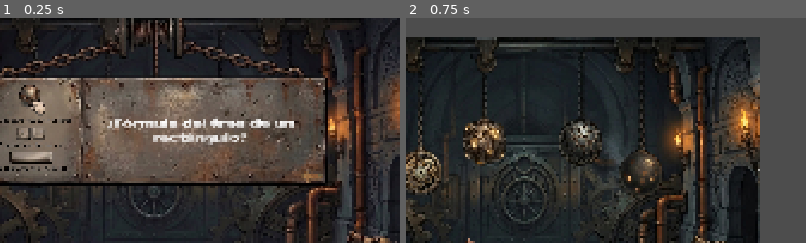
Above: before the commit, frames 1-2 (left to right).
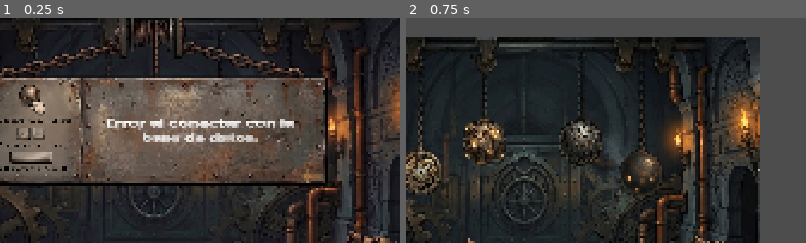
Above: after the commit, the same moments.

Repository: Etiensro/FEPRO_2026
Game: Godot game, scene res://Nivel_Melyssa/escena_dos.tscn
Same seed, same stepped clock (60 frames per second), same inputs: the game is played once before the commit and once after it. This scene is started directly instead of the project's main scene. Video files are missing from this copy of the repository; at most half a second of black plays in their place.
Inputs (mouse positions are % of the whole screen's width and height, from its top left):
- Up to frame 1 (0.25 s): no input
- Up to frame 2 (0.75 s): click (55, 35) at 0.5 s
The pictures show only the part of the screen within x 16-66%, y 0-50%; the shares and areas given below are measured in that part.

The runs differ from the first frame. In frame 1, 1.6% of the frame differs, in the area x 26-74%, y 44-57%; in frame 2, nothing differs.

Commit message:
fix: Conectar escena de palanca a la nueva funcion global de descarga de preguntas

Diff:
--- a/Nivel_Melyssa/escena_dos.gd
+++ b/Nivel_Melyssa/escena_dos.gd
@@ -3,30 +3,40 @@
 func _ready():
 	# Generar una pregunta NUEVA solo si se acabaron los intentos o si es la primera vez
 	if GlobalEsferas.intentos_restantes <= 0 or GlobalEsferas.opciones_cargadas.size() == 0:
-		var archivo = FileAccess.open("res://Nivel_Melyssa/nivel_prueba.json", FileAccess.READ)
-		if archivo:
-			var texto_json = archivo.get_as_text()
-			var array_preguntas = JSON.parse_string(texto_json)
+		$Instrucciones/ScrollTexto1/Label.text = "Cargando preguntas de la IA en la nube..."
+		# Conectarnos a la señal antes de pedir la descarga (solo una vez)
+		GestorTelemetria.preguntas_listas.connect(_on_preguntas_listas, CONNECT_ONE_SHOT)
+		# Llamar a la Obra Maestra
+		GestorTelemetria.descargar_preguntas("escena_garra")
+	else:
+		# Siempre mostramos la pregunta que está guardada en el Autoload
+		$Instrucciones/ScrollTexto1/Label.text = GlobalEsferas.pregunta_actual
 
-			# Elegir pregunta aleatoria
-			var indice_azar = randi() % array_preguntas.size()
-			var pregunta_elegida = array_preguntas[indice_azar]
+func _on_preguntas_listas(array_preguntas: Array) -> void:
+	if array_preguntas.size() > 0:
+		# Elegir pregunta aleatoria
+		var indice_azar = randi() % array_preguntas.size()
+		var pregunta_elegida = array_preguntas[indice_azar]
 
-			# Guardamos los datos en el Autoload
-			GlobalEsferas.pregunta_actual = pregunta_elegida["pregunta"]
-			GlobalEsferas.opciones_cargadas = Array(pregunta_elegida["opciones"])
-			GlobalEsferas.indice_correcto = pregunta_elegida["indice_correcto"]
+		# Encontrar cuál es el índice correcto
+		var correcta = pregunta_elegida["respuesta_correcta"]
+		var opciones_db = pregunta_elegida["opciones"]
+		var idx_correcto = opciones_db.find(correcta)
 
-			# Reiniciar el puzzle
-			GlobalEsferas.esferas_vistas = [false, false, false, false]
-			GlobalEsferas.intentos_restantes = 3
+		# Guardamos los datos en el Autoload
+		GlobalEsferas.pregunta_actual = pregunta_elegida["pregunta_texto"]
+		GlobalEsferas.opciones_cargadas = opciones_db
+		GlobalEsferas.indice_correcto = idx_correcto
 
-			print("--- [ÉXITO ESCENA 2] JSON LEÍDO. Pregunta elegida: ", pregunta_elegida["pregunta"])
-		else:
-			print("--- [ERROR FATAL ESCENA 2] NO SE PUDO ABRIR EL JSON")
+		# Reiniciar el puzzle
+		GlobalEsferas.esferas_vistas = [false, false, false, false]
+		GlobalEsferas.intentos_restantes = 3
 
-	# Siempre mostramos la pregunta que está guardada en el Autoload
-	$Instrucciones/ScrollTexto1/Label.text = GlobalEsferas.pregunta_actual
+		print("--- [ÉXITO ESCENA 2] IA DESCARGADA. Pregunta: ", GlobalEsferas.pregunta_actual)
+		$Instrucciones/ScrollTexto1/Label.text = GlobalEsferas.pregunta_actual
+	else:
+		print("--- [ERROR FATAL ESCENA 2] BD VACÍA O SIN ESCENA_GARRA")
+		$Instrucciones/ScrollTexto1/Label.text = "Error al conectar con la base de datos."
 
 func _on_boton_regresar_pressed() -> void:
 	GlobalEsferas.pregunta_vista = true
